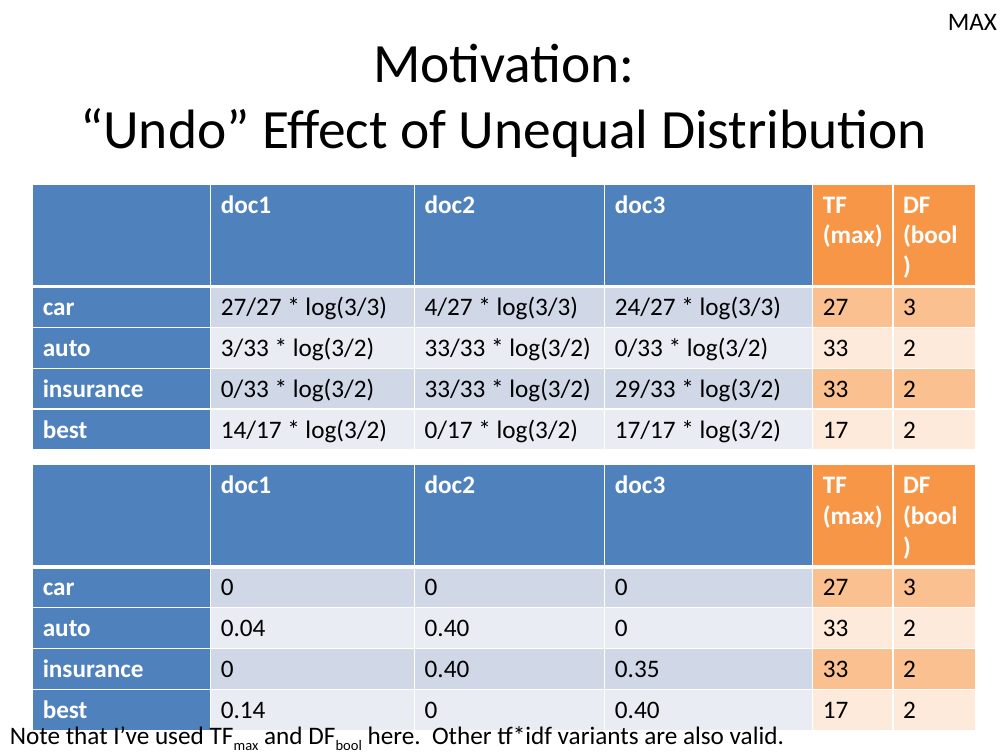
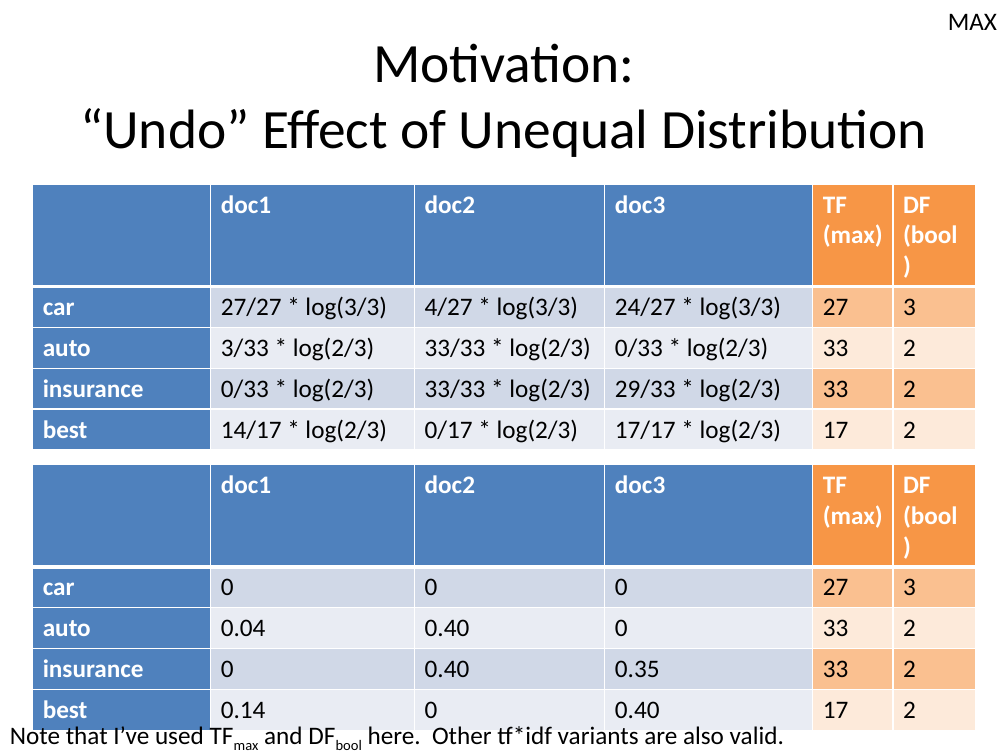
Before and after one commit to allenday/mapr-text-analysis, a slide deck: slide 10 of doc/section4.pptx. Drawn at 1008x756 pixels with LibreOffice and Linux fonts; fonts in the diff are those of the drawing. Boxes give left, top, right and bottom in pixels: in the first picture for what was removed or moved away, otherwise in the second. Text is boxed around its words. In the diff, an @@ line names an element or a change of style, - is before the commit and + after.

```diff
--- a/doc/section4.pptx
+++ b/doc/section4.pptx
@@ table at [32, 184, 976, 447] @@
-row 3: auto | 3/33 * log(3/2) | 33/33 * log(3/2) | 0/33 * log(3/2) | 33 | 2
+row 3: auto | 3/33 * log(2/3) | 33/33 * log(2/3) | 0/33 * log(2/3) | 33 | 2
-row 4: insurance | 0/33 * log(3/2) | 33/33 * log(3/2) | 29/33 * log(3/2) | 33 | 2
+row 4: insurance | 0/33 * log(2/3) | 33/33 * log(2/3) | 29/33 * log(2/3) | 33 | 2
-row 5: best | 14/17 * log(3/2) | 0/17 * log(3/2) | 17/17 * log(3/2) | 17 | 2
+row 5: best | 14/17 * log(2/3) | 0/17 * log(2/3) | 17/17 * log(2/3) | 17 | 2
```
Also in this commit, not shown: 6 other slides changed, 2 slides added, 7 other files.
